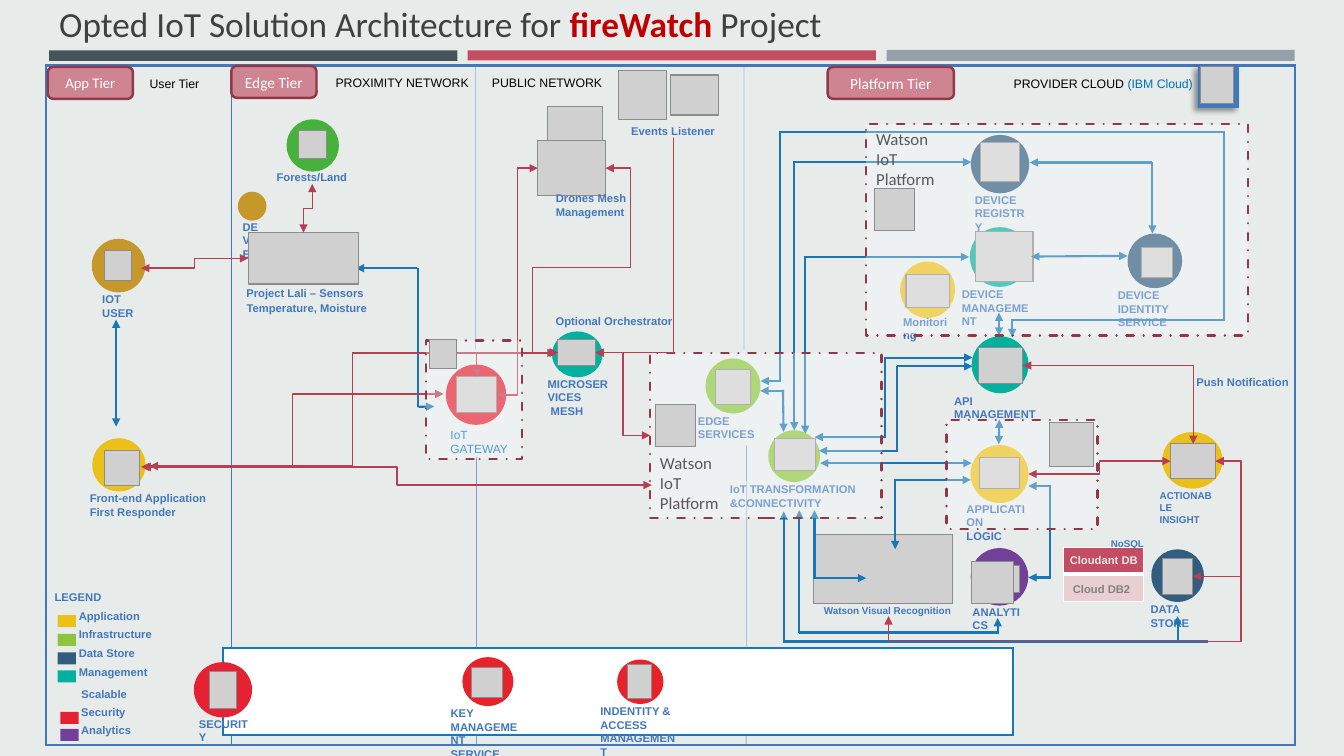
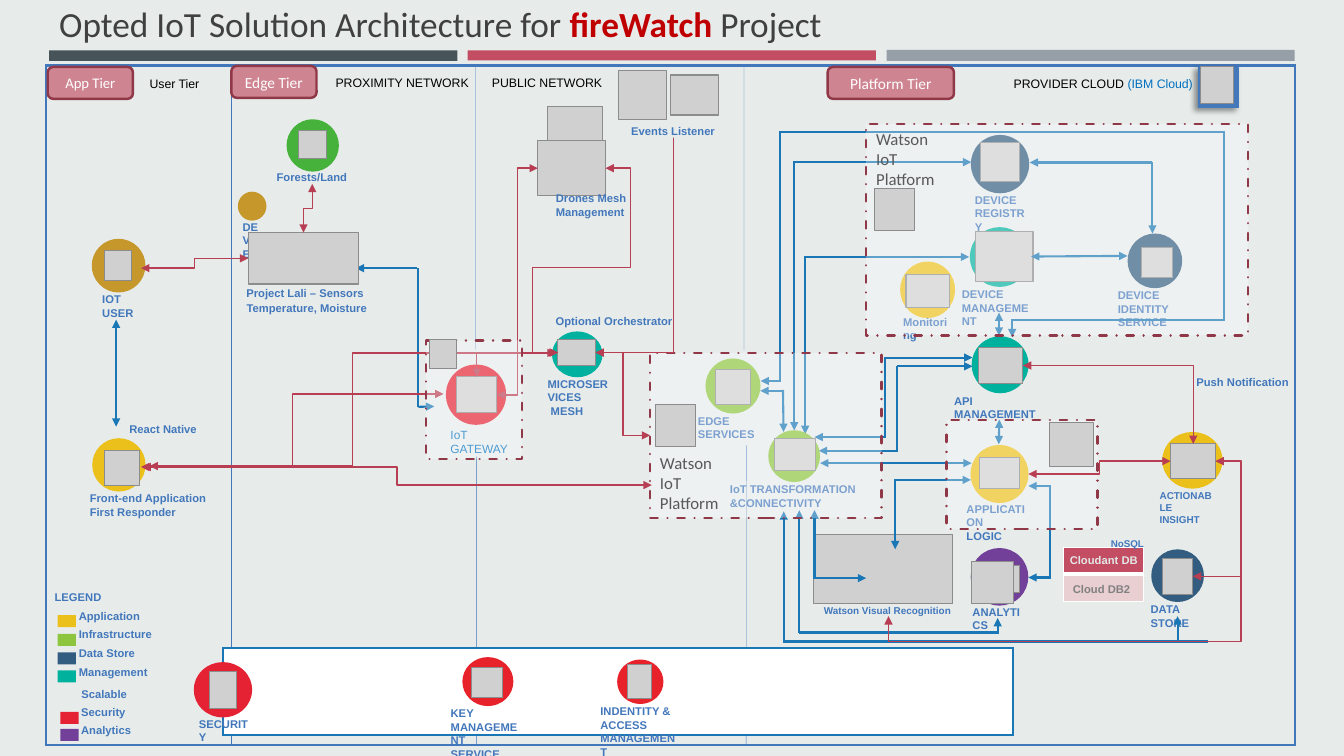
Before and after one commit to teamcodered/documents, a slide deck: slide 7 of IoT-Solution-Architecture (Ver. 1.0).pptx (slide 6 before the commit). Drawn at 1344x756 pixels with LibreOffice and Linux fonts; fonts in the diff are those of the drawing; grey boxes stand for pictures; background and template pictures are left out. Boxes give left, top, right and bottom in pixels: in the first picture for what was removed or moved away, otherwise in the second. Text is boxed around its words. In the diff, an @@ line names an element or a change of style, - is before the commit and + after.

```diff
--- a/IoT-Solution-Architecture (Ver. 1.0).pptx
+++ b/IoT-Solution-Architecture (Ver. 1.0).pptx
@@ text added at [129,425,197,433], 8 pt, text #4277BB, bold @@
+React Native
```
Also in this commit, not shown: 1 slide added.
